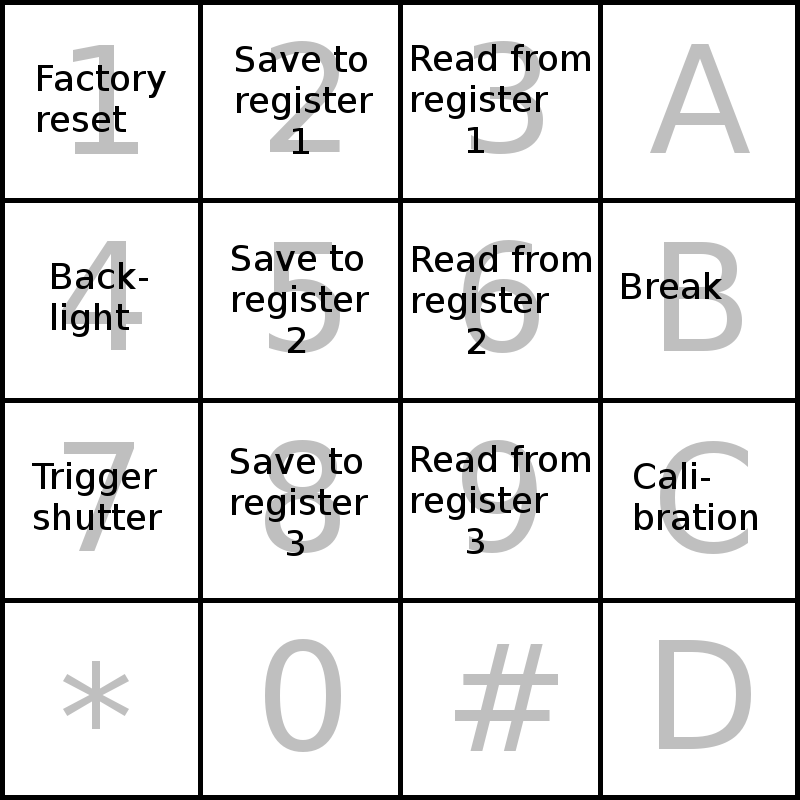
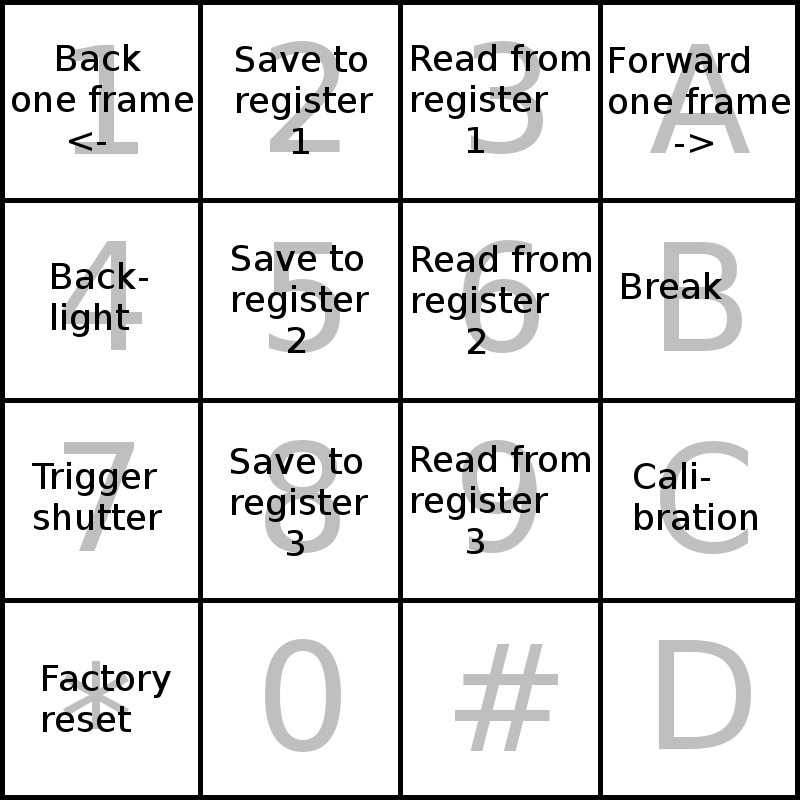
Layers edited between the first and the second 800×800 image:
added layer "Forward ..." above "Back ..." over [609, 46, 790, 153]
added layer "Back ..." above "Factory ..." over [12, 44, 193, 151]
added layer "Factory ..." above "Cali- ..." over [43, 665, 171, 732]
painted on "Cali- ..." over [38, 65, 166, 132]
